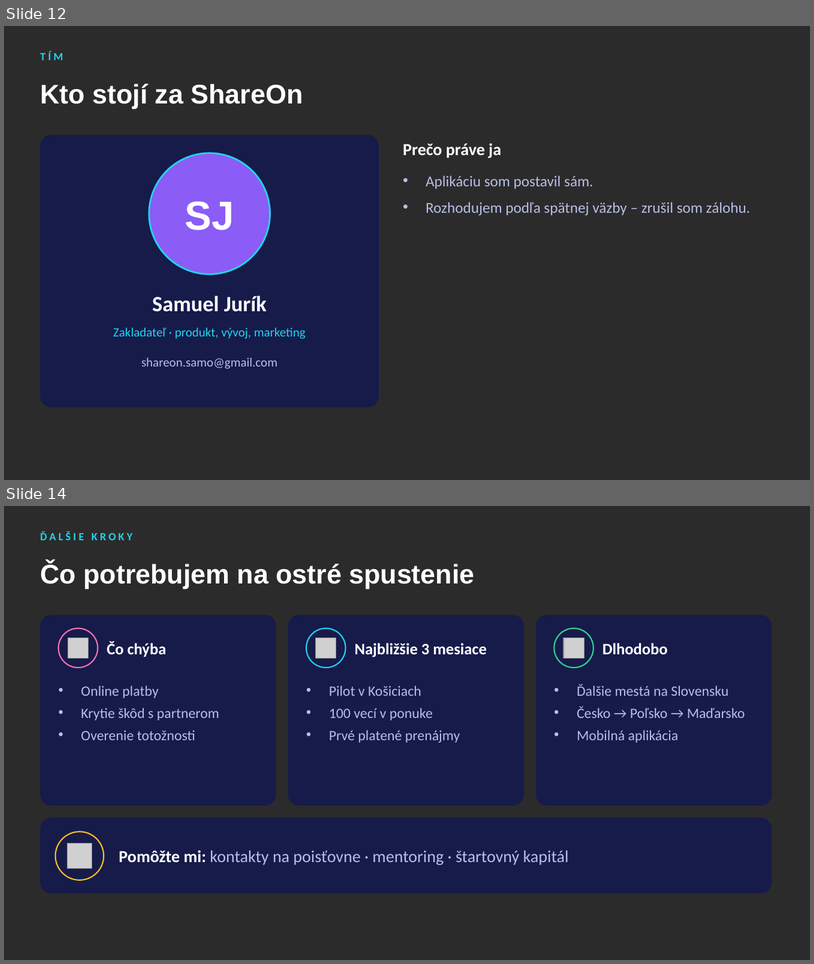
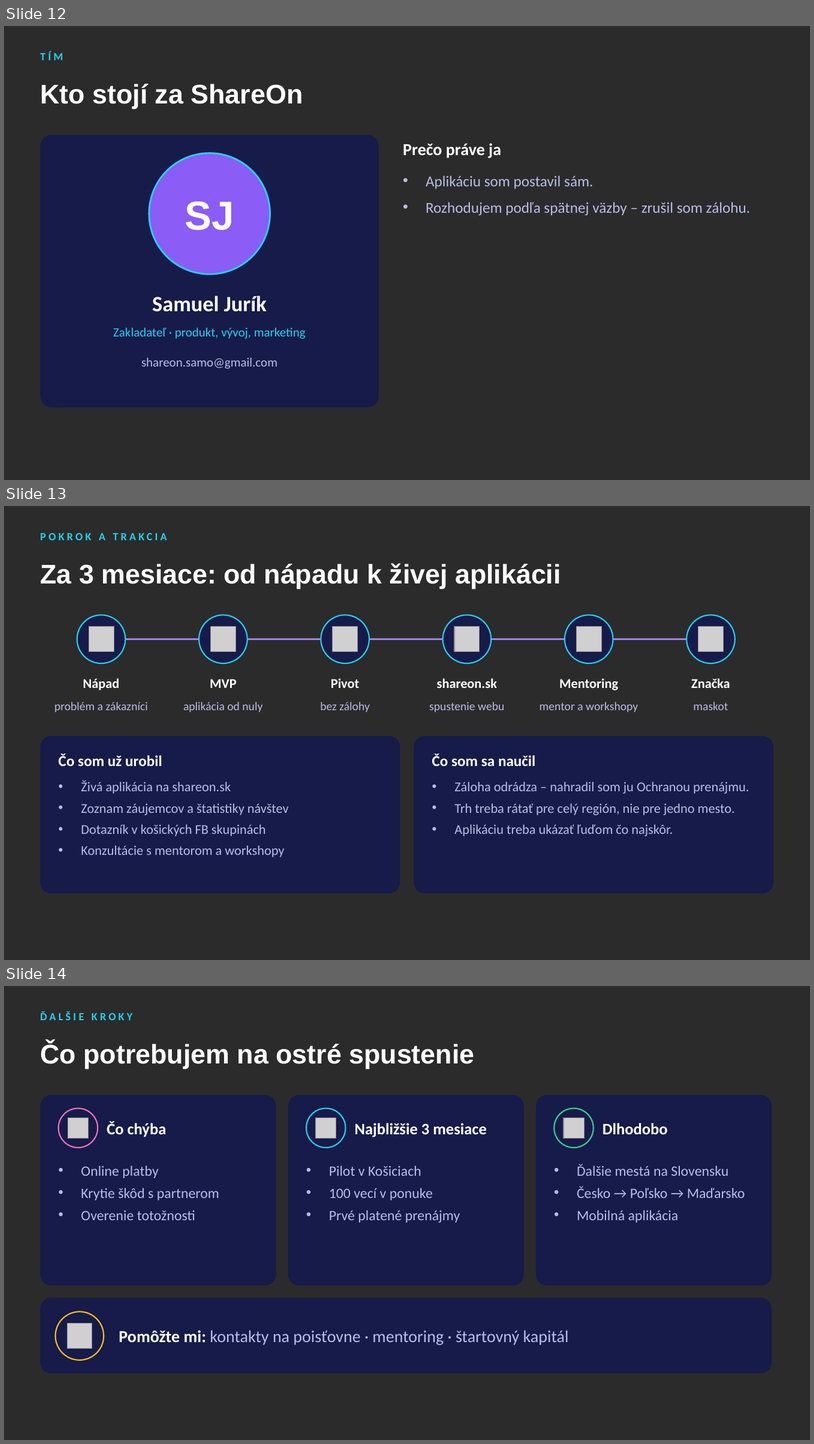
Before and after one commit to samueljurik5-web/shareon, a slide deck: docs/pitch/ShareOn-pitch-deck.pptx. Shown one above the other, each under a label of ours: slides 12 and 14 before the commit, slides 12, 13 and 14 after it; the slides between them are not shown. The pictures are 814x964 and 814x1444 pixels, drawn with LibreOffice and Linux fonts; fonts in the diff are those of the drawing; grey boxes stand for pictures; background and template pictures are left out; a plain dark background stands for a picture behind light text. Boxes give left, top, right and bottom in pixels: in the first picture for what was removed or moved away, otherwise in the second. Text is boxed around its words. In the diff, an @@ line names an element or a change of style, - is before the commit and + after.

```diff
--- a/docs/pitch/ShareOn-pitch-deck.pptx
+++ b/docs/pitch/ShareOn-pitch-deck.pptx
@@ slide 13 added at [4,506,810,960], background picture (left out) @@
@@ text added at [40,533,167,540], 13 pt, text #22D3EE, bold @@
+POKROK A TRAKCIA
@@ title added at [40,563,561,589], 32 pt, text #FFFFFF, bold @@
+Za 3 mesiace: od nápadu k živej aplikácii
@@ ellipse added at [77,615,126,663], fill #161B4A, outline #22D3EE 1.5 pt @@
@@ picture added at [89,627,114,652] @@
@@ ellipse added at [200,615,248,663], fill #161B4A, outline #22D3EE 1.5 pt @@
@@ picture added at [211,627,236,652] @@
@@ ellipse added at [321,615,369,663], fill #161B4A, outline #22D3EE 1.5 pt @@
@@ picture added at [332,627,358,652] @@
@@ ellipse added at [443,615,492,663], fill #161B4A, outline #22D3EE 1.5 pt @@
@@ picture added at [455,627,480,652] @@
@@ ellipse added at [566,615,614,663], fill #161B4A, outline #22D3EE 1.5 pt @@
@@ picture added at [577,627,602,652] @@
@@ ellipse added at [687,615,735,663], fill #161B4A, outline #22D3EE 1.5 pt @@
@@ picture added at [698,627,724,652] @@
@@ line added from (101, 639) to (711, 639), #A78BFA 2 pt @@
@@ text added at [83,678,120,690], 16 pt, text #FFFFFF, bold @@
+Nápad
@@ text added at [210,679,237,688], 16 pt, text #FFFFFF, bold @@
+MVP
@@ text added at [331,678,359,688], 16 pt, text #FFFFFF, bold @@
+Pivot
@@ text added at [437,678,497,688], 16 pt, text #FFFFFF, bold @@
+shareon.sk
@@ text added at [560,678,618,690], 16 pt, text #FFFFFF, bold @@
+Mentoring
@@ text added at [692,678,731,688], 16 pt, text #FFFFFF, bold @@
+Značka
@@ text added at [54,702,148,712], 14 pt, text #B9BEE6 @@
+problém a zákazníci
@@ text added at [183,702,263,712], 14 pt, text #B9BEE6 @@
+aplikácia od nuly
@@ text added at [320,702,370,712], 14 pt, text #B9BEE6 @@
+bez zálohy
@@ text added at [429,702,504,712], 14 pt, text #B9BEE6 @@
+spustenie webu
@@ text added at [540,702,638,712], 14 pt, text #B9BEE6 @@
+mentor a workshopy
@@ text added at [693,702,728,710], 14 pt, text #B9BEE6 @@
+maskot
@@ rounded rectangle added at [40,736,400,893], fill #161B4A @@
@@ rounded rectangle added at [414,736,774,893], fill #161B4A @@
@@ text added at [59,754,162,766], 18 pt, text #FFFFFF, bold @@
+Čo som už urobil
@@ text added at [432,754,536,766], 18 pt, text #FFFFFF, bold @@
+Čo som sa naučil
@@ text added at [81,780,289,857], 16 pt, text #B9BEE6 @@
+• Živá aplikácia na shareon.sk
+• Zoznam záujemcov a štatistiky návštev
+• Dotazník v košických FB skupinách
+• Konzultácie s mentorom a workshopy
@@ text added at [455,781,749,836], 16 pt, text #B9BEE6 @@
+• Záloha odrádza – nahradil som ju Ochranou prenájmu.
+• Trh treba rátať pre celý región, nie pre jedno mesto.
+• Aplikáciu treba ukázať ľuďom čo najskôr.
```
Also in this commit, not shown: 2 slides changed, 1 slide removed, 1 other file.
